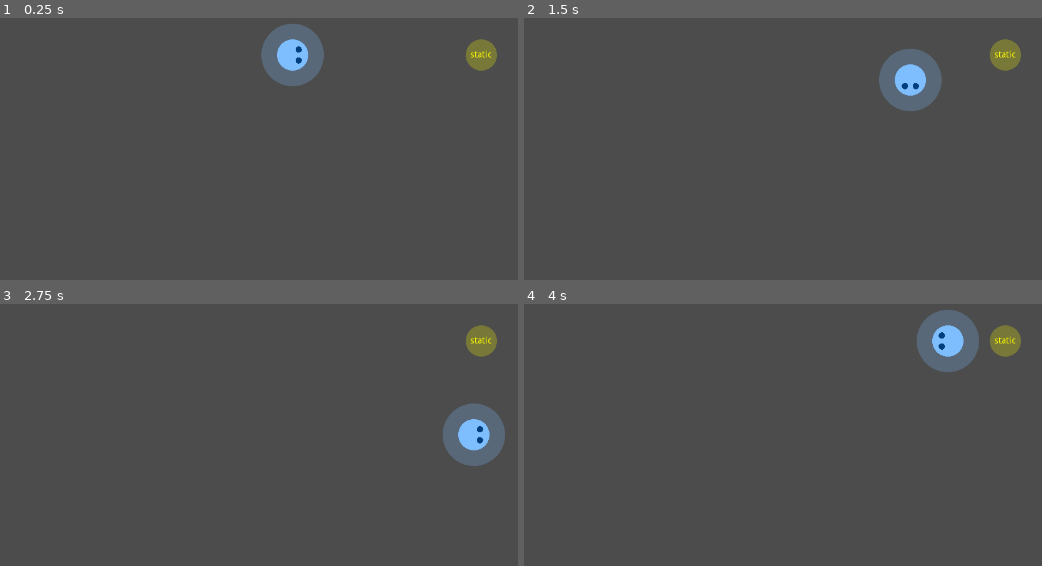
Above: before the commit, frames 1-4 (two rows, left to right).
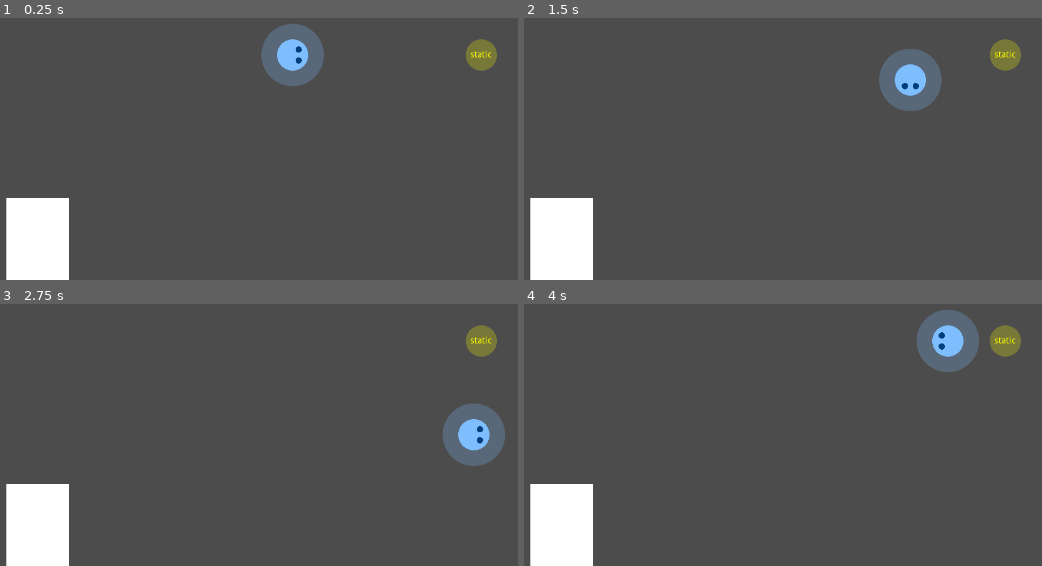
Above: after the commit, the same moments.

Repository: saimukzi/NfaoPoSim
Game: Godot game, scene res://DebugStage/DebugStage.tscn
Same seed, same stepped clock (60 frames per second), same inputs: the game is played once before the commit and once after it. Sound files missing from this copy of the repository are replaced by a short silence.
Inputs:
- Up to frame 1 (0.25 s): no input
- Up to frame 2 (1.5 s): tap Enter at 0.5 s; hold Right (game_right) 0.53-1.28 s; hold Z (game_eat) 0.53-1.28 s; hold Down (game_down) from 1.28 s (still down); tap Z (game_eat) at 1.35 s
- Up to frame 3 (2.75 s): release Down (game_down) at 2.03 s; hold Right (game_right) from 2.03 s (still down); hold Z (game_eat) from 2.03 s (still down)
- Up to frame 4 (4 s): release Right (game_right) at 2.78 s; release Z (game_eat) at 2.78 s; hold Up (game_up) 2.78-3.53 s; tap Z (game_eat) at 2.85 s; hold Left (game_left) from 3.53 s (still down); hold Z (game_eat) from 3.53 s (still down)

The runs differ from the first frame. In frame 1, 3.8% of the frame differs, in the area x 1-14%, y 68-100%; in frame 2, 3.8%; in frame 3, 3.8%; in frame 4, 3.8%.

Commit message:
Add Flag node

Diff:
--- a/GameBase/GameBase.tscn
+++ b/GameBase/GameBase.tscn
@@ -1,9 +1,14 @@
-[gd_scene load_steps=5 format=2]
+[gd_scene load_steps=6 format=2]
 
 [ext_resource path="res://GameBase/AnthemSystem.gd" type="Script" id=1]
 [ext_resource path="res://assets/anthem.ogg" type="AudioStream" id=2]
 [ext_resource path="res://GameBase/GameBase.gd" type="Script" id=3]
 [ext_resource path="res://PolicePlayer/PolicePlayer.tscn" type="PackedScene" id=6]
+
+[sub_resource type="Curve2D" id=1]
+_data = {
+"points": PoolVector2Array( 0, 0, 0, 0, 81, -50, 0, 0, 0, 0, 81, -670 )
+}
 
 [node name="GameBase" type="Node"]
 script = ExtResource( 3 )
@@ -14,6 +19,20 @@
 [node name="PolicePlayer" parent="Map" instance=ExtResource( 6 )]
 position = Vector2( 640, 360 )
 game_base = NodePath("../..")
+
+[node name="LeftFlag" type="Node2D" parent="Map"]
+position = Vector2( 0, 720 )
+
+[node name="Path2D" type="Path2D" parent="Map/LeftFlag"]
+curve = SubResource( 1 )
+
+[node name="PathFollow2D" type="PathFollow2D" parent="Map/LeftFlag/Path2D"]
+position = Vector2( 81, -50 )
+
+[node name="Flag" type="Node2D" parent="Map/LeftFlag/Path2D/PathFollow2D"]
+
+[node name="Polygon2D" type="Polygon2D" parent="Map/LeftFlag/Path2D/PathFollow2D/Flag"]
+polygon = PoolVector2Array( -81, -50, 81, -50, 81, 50, -81, 50 )
 
 [node name="AnthemSystem" type="Node" parent="."]
 script = ExtResource( 1 )
